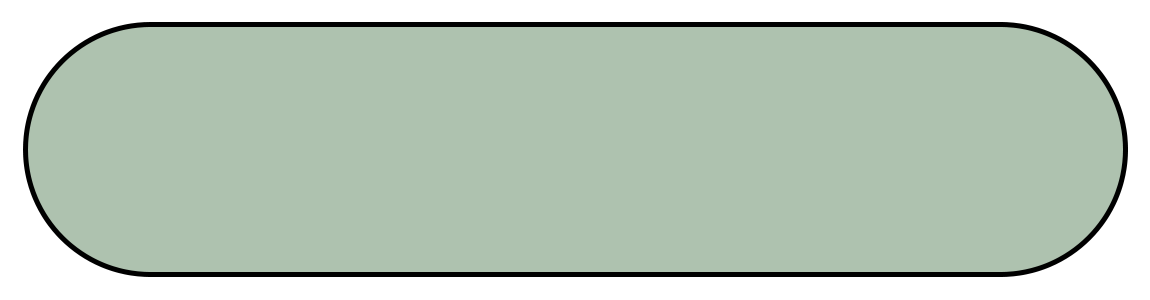
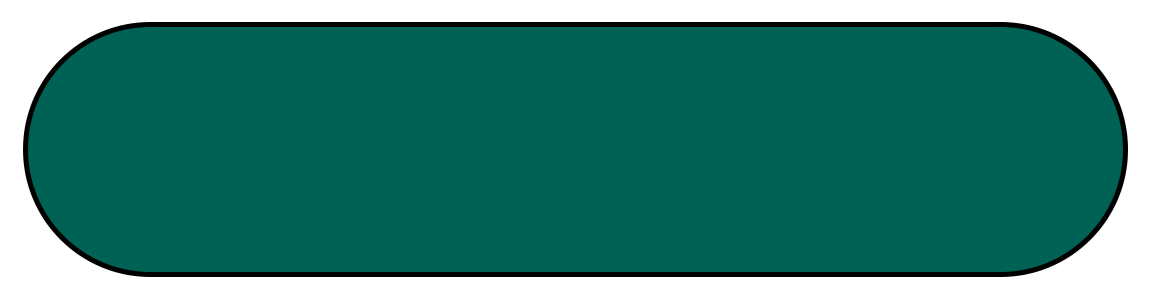
Before/after of a (1150, 300) layered artwork. What changed in the layer stack:
painted on "Rectangle 1" over [28, 27, 1123, 272]
